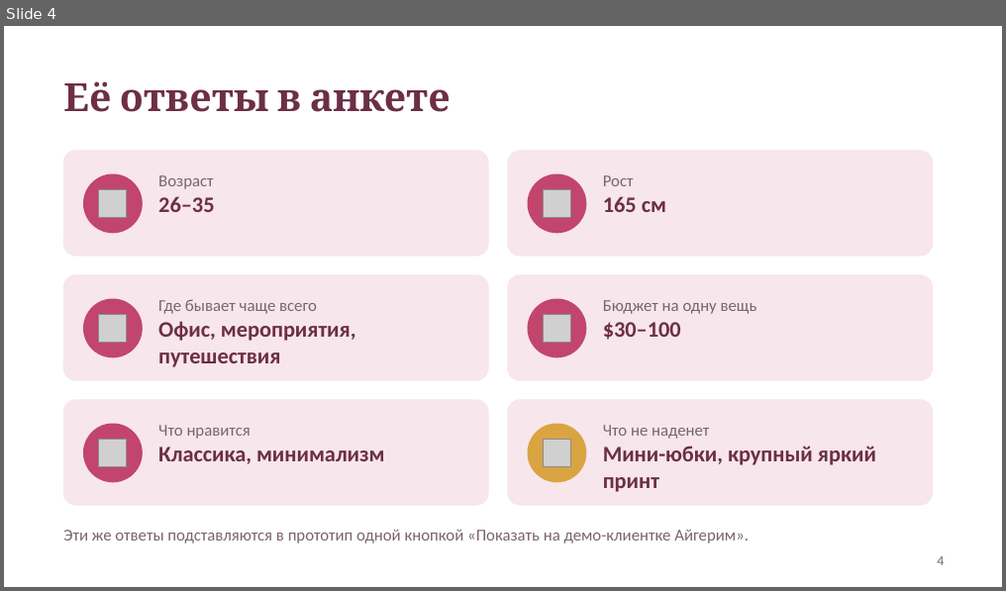
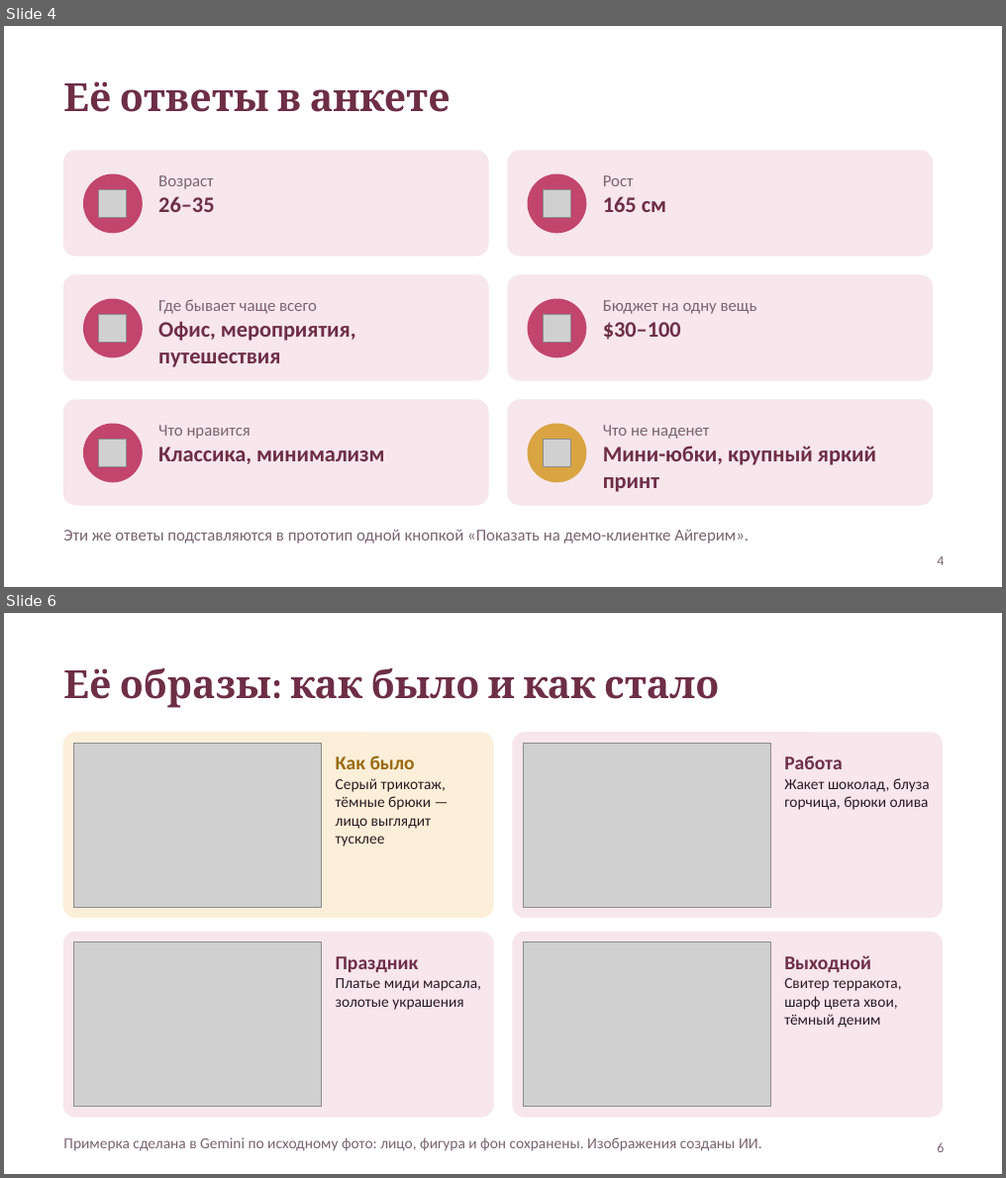
Before and after one commit to mn-stilist/aru, a slide deck: docs/2026-10-23_Aru-демо-клиентка-Айгерим.pptx. Shown one above the other, each under a label of ours: slide 4 before the commit, slides 4 and 6 after it; the slides between them are not shown. The pictures are 1006x591 and 1006x1178 pixels, drawn with LibreOffice and Linux fonts; fonts in the diff are those of the drawing; grey boxes stand for pictures. Boxes give left, top, right and bottom in pixels: in the first picture for what was removed or moved away, otherwise in the second. Text is boxed around its words. In the diff, an @@ line names an element or a change of style, - is before the commit and + after.

```diff
--- a/docs/2026-10-23_Aru-демо-клиентка-Айгерим.pptx
+++ b/docs/2026-10-23_Aru-демо-клиентка-Айгерим.pptx
@@ slide 6 added at (4,613,1002,1174), background #FFFFFF @@
@@ title added at (63,667,719,708), 28 pt, text #6D2E46, bold @@
+Её образы: как было и как стало
@@ rounded rectangle added at (63,733,493,917), fill #FCEFD9, outline #FCEFD9 1 pt @@
@@ picture added at (74,743,322,907) @@
@@ text added at (336,756,446,847), 11 pt, text #2B1A22 @@
+Как было
+Серый трикотаж, тёмные брюки — лицо выглядит тусклее
@@ rounded rectangle added at (513,733,943,917), fill #F7E6EC, outline #F7E6EC 1 pt @@
@@ picture added at (523,743,770,907) @@
@@ text added at (784,756,930,810), 11 pt, text #2B1A22 @@
+Работа
+Жакет шоколад, блуза горчица, брюки олива
@@ rounded rectangle added at (63,933,493,1117), fill #F7E6EC, outline #F7E6EC 1 pt @@
@@ rounded rectangle added at (513,933,943,1117), fill #F7E6EC, outline #F7E6EC 1 pt @@
@@ picture added at (74,943,322,1107) @@
@@ text added at (336,957,481,1010), 11 pt, text #2B1A22 @@
+Праздник
+Платье миди марсала, золотые украшения
@@ picture added at (523,943,770,1107) @@
@@ text added at (784,956,901,1028), 11 pt, text #2B1A22 @@
+Выходной
+Свитер терракота, шарф цвета хвои, тёмный деним
@@ text added at (63,1138,762,1152), 11 pt, text #7A6470 @@
+Примерка сделана в Gemini по исходному фото: лицо, фигура и фон сохранены. Изображения созданы ИИ.
@@ page number added at (937,1143,944,1153), 10 pt, text #7A6470 @@
+6
```
Also in this commit, not shown: 4 slides changed, 1 slide removed, 1 other file.
